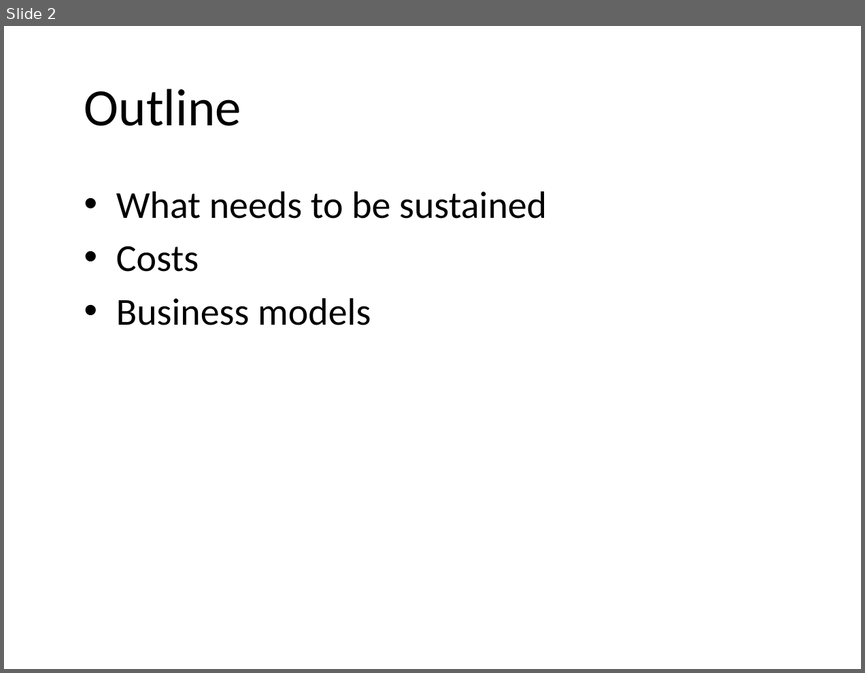
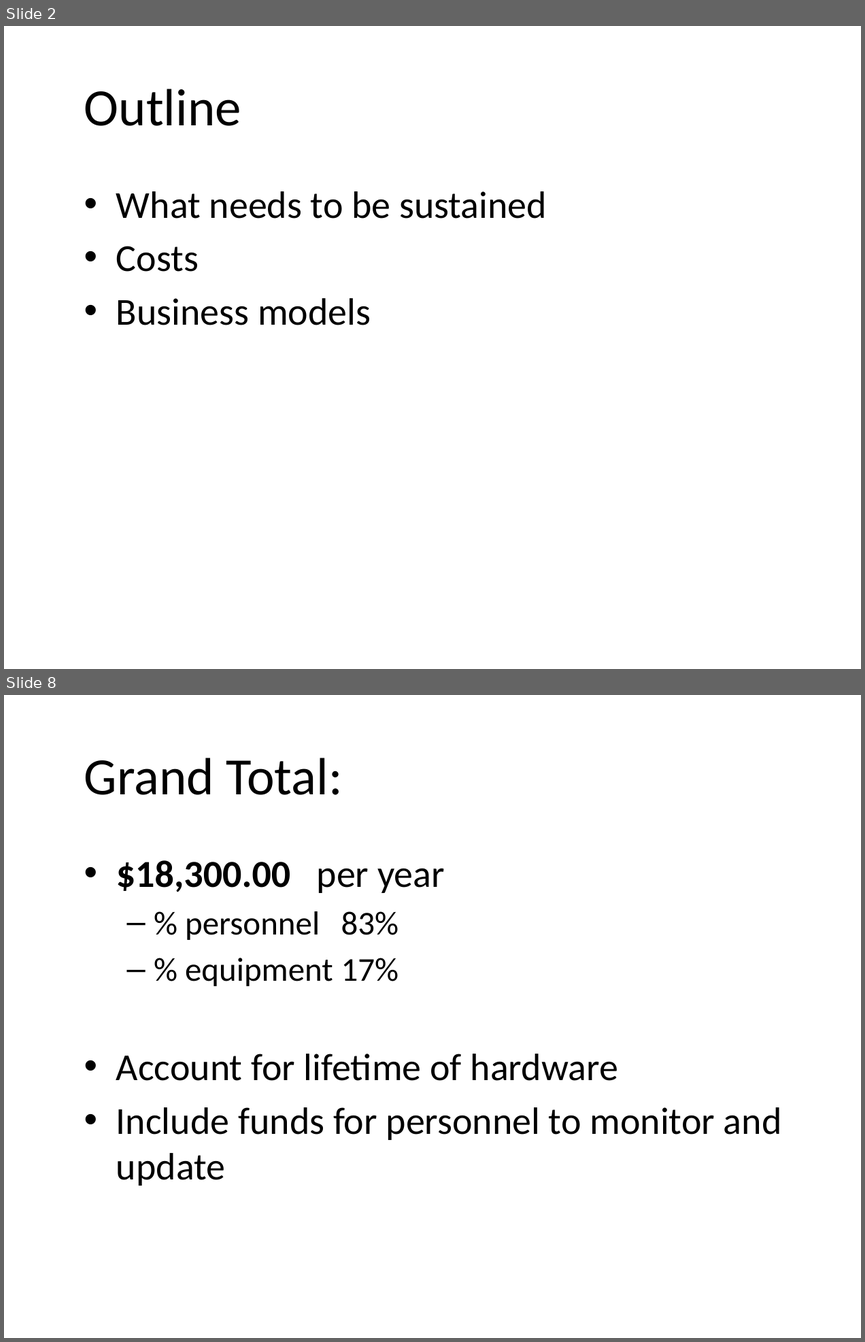
Before and after one commit to usgin/Workshops, a slide deck: WesternRegionalWorkshop/NGDSSustainability.pptx. Shown one above the other, each under a label of ours: slide 2 before the commit, slides 2 and 8 after it; the slides between them are not shown. The pictures are 865x673 and 865x1342 pixels, drawn with LibreOffice and Linux fonts; fonts in the diff are those of the drawing; background and template pictures are left out. Boxes give left, top, right and bottom in pixels: in the first picture for what was removed or moved away, otherwise in the second. Text is boxed around its words. In the diff, an @@ line names an element or a change of style, - is before the commit and + after.

```diff
--- a/WesternRegionalWorkshop/NGDSSustainability.pptx
+++ b/WesternRegionalWorkshop/NGDSSustainability.pptx
@@ slide 8 added at <box>4,695,861,1338</box>, background picture (left out) @@
@@ title added at <box>84,758,342,795</box>, 44 pt, text #000000 @@
+Grand Total:
@@ text added at <box>116,860,782,1185</box>, 32 pt, text #000000 @@
+• $18,300.00 per year
+  – % personnel 83%
+  – % equipment 17%
+• Account for lifetime of hardware
+• Include funds for personnel to monitor and update
```
Also in this commit, not shown: 2 slides changed, 4 other slides added, 2 other files.
